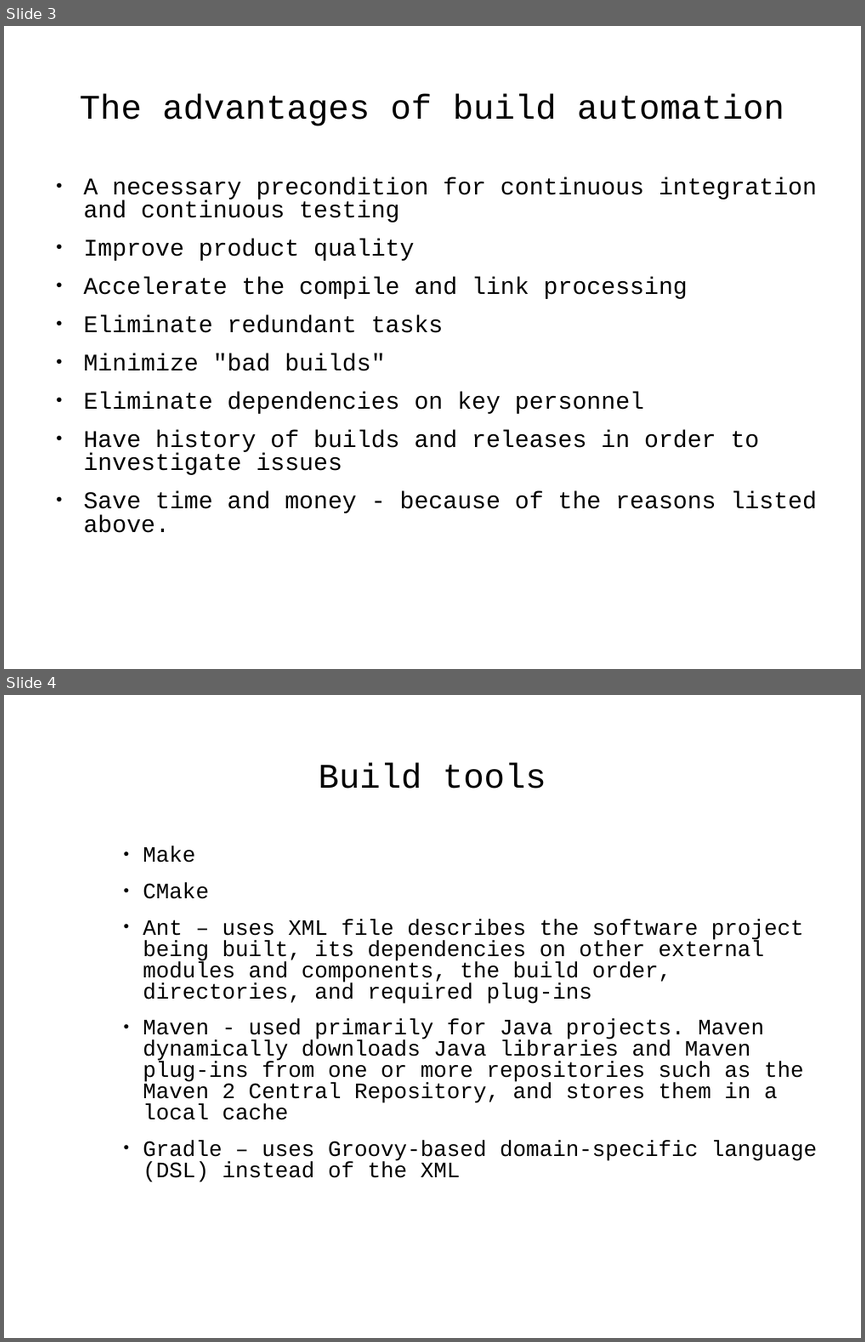
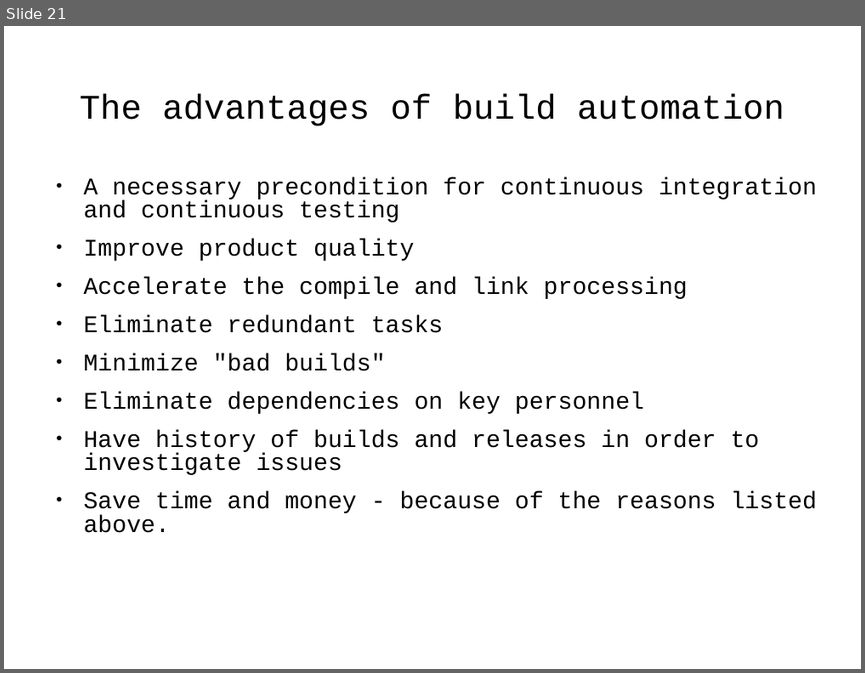
Before and after one commit to j-avdeev/DevOps, a slide deck: DevOps - lec day5 - Build automation.odp. Shown one above the other, each under a label of ours: slides 3 and 4 before the commit, slide 21 after it. The pictures are 865x1342 and 865x673 pixels, drawn with LibreOffice and Linux fonts; fonts in the diff are those of the drawing. Boxes give left, top, right and bottom in pixels: in the first picture for what was removed or moved away, otherwise in the second. Text is boxed around its words. In the diff, an @@ line names an element or a change of style, - is before the commit and + after.

```diff
--- a/DevOps - lec day5 - Build automation.odp
+++ b/DevOps - lec day5 - Build automation.odp
@@ slide 4 removed at box(4, 695, 861, 1338), background #FFFFFF @@
@@ title removed at box(318, 763, 546, 789) @@
-Build tools
@@ text removed at box(143, 845, 817, 1182) @@
-● Make
-● CMake
-● Ant – uses XML file describes the software project being built, its dependencies on other external modules and components, the build order, directories, and required plug-ins
-● Maven - used primarily for Java projects. Maven dynamically downloads Java libraries and Maven plug-ins from one or more repositories such as the Maven 2 Central Repository, and stores them in a local cache
-● Gradle – uses Groovy-based domain-specific language (DSL) instead of the XML
@@ what was slide 3 is now slide 21 @@
```
Also in this commit, not shown: 1 slide changed, 19 slides added, 14 other slides removed, 4 other files.
